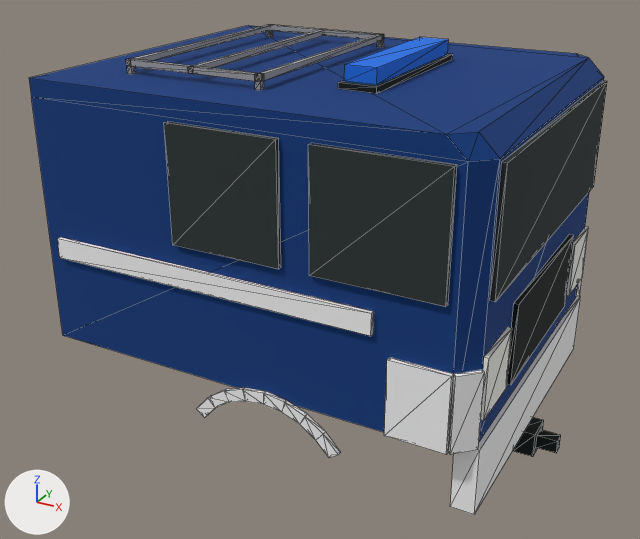
The glTF model src/render/assets/man-le-18-280-cab.glb: old version first, new version second.
The view is the same before and after, from a 50 mm lens placed at (6.47, -5.22, 4.03), pointed at (3.7, -0.19, 1.51). Arrows for +X, +Y and +Z are at lower left; the lights stay in place. The first picture is the older version. Mesh edges are drawn as thin lines. Where no turn or scale is listed for an object, it has been applied to the vertices. Vertices at exactly the same position are counted once.

The first picture shows 'cab'.
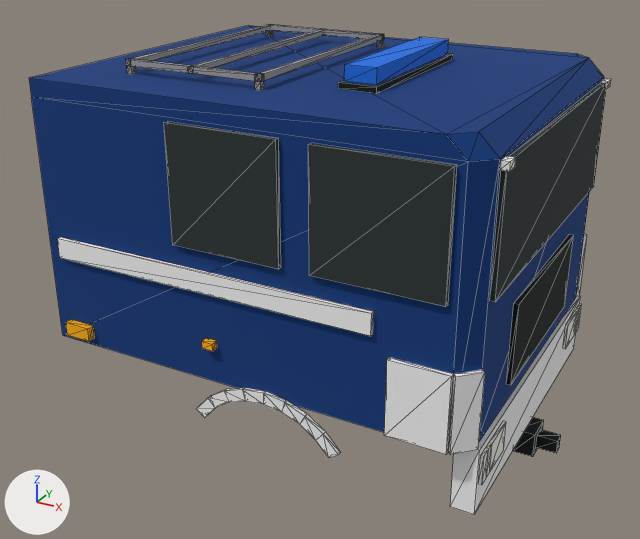
Scene script edits in JSON lines:
```json
{"op": "add", "block": "mat_cab_lens", "code": ["mat_cab_lens = bpy.data.materials.new('cab-lens')", "mat_cab_lens.use_nodes = True; mat_cab_lens.node_tree.nodes.clear()", "_N = mat_cab_lens.node_tree.nodes; _L = mat_cab_lens.node_tree.links", "n0 = _N.new('ShaderNodeBsdfPrincipled'); n0.name = 'Principled BSDF'", "n0.inputs[2].default_value = 1.0  # 'Roughness'", "n1 = _N.new('ShaderNodeOutputMaterial'); n1.name = 'Material Output'", "n2 = _N.new('ShaderNodeVertexColor'); n2.name = 'Color Attribute'", "_L.new(n0.outputs[0], n1.inputs[0])  # 'BSDF' to 'Surface'", "_L.new(n2.outputs[0], n0.inputs[0])  # 'Color' to 'Base Color'"]}
{"block": "me_cab", "where": "# used by ob_cab; location = (3.835, 0.0, 1.73)"}
{"op": "remove", "block": "me_cab", "code": "me_cab.from_pydata(...)  # 286 vertices, 560 faces; spans x -1.61..1.61, y -1.28..1.28, z -1.31..1.31"}
{"op": "add", "block": "me_cab", "code": "me_cab.from_pydata(...)  # 270 vertices, 536 faces; spans x -1.61..1.61, y -1.28..1.28, z -1.31..1.31"}
{"block": "me_cab", "change": "me_cab part 1: the loose piece of 8 vertices spanning x 1.38..1.42, y -1.12..-0.72, z -0.45..-0.05 is deleted"}
{"block": "me_cab", "change": "me_cab part 2: the loose piece of 8 vertices spanning x 1.38..1.42, y 0.72..1.12, z -0.45..-0.05 is deleted"}
{"op": "add", "block": "me_cab_lens", "code": ["me_cab_lens = bpy.data.meshes.new('cab-lens')", "me_cab_lens.from_pydata(...)  # 80 vertices, 144 faces; spans x -1.48..1.48, y -1.29..1.29, z -0.96..0.96", "me_cab_lens.materials.append(mat_cab_lens)"]}
{"op": "add", "block": "ob_cab_lens", "code": ["ob_cab_lens = bpy.data.objects.new('cab-lens', me_cab_lens)", "ob_cab_lens.location = (3.795, 0.0, 1.81)"]}
```

Changed parts and their boxes (x1, y1, x2, y2) in the pictures (640 x 539 px):
```json
{"object": "cab", "change": "reshaped", "before": [29, 24, 607, 514], "after": [29, 24, 606, 514]}
{"object": "cab-lens", "change": "added", "after": [66, 79, 611, 485]}
{"part": 1, "of": "me_cab", "change": "deleted", "before": [481, 327, 512, 421]}
{"part": 2, "of": "me_cab", "change": "deleted", "before": [566, 227, 589, 296]}
```
